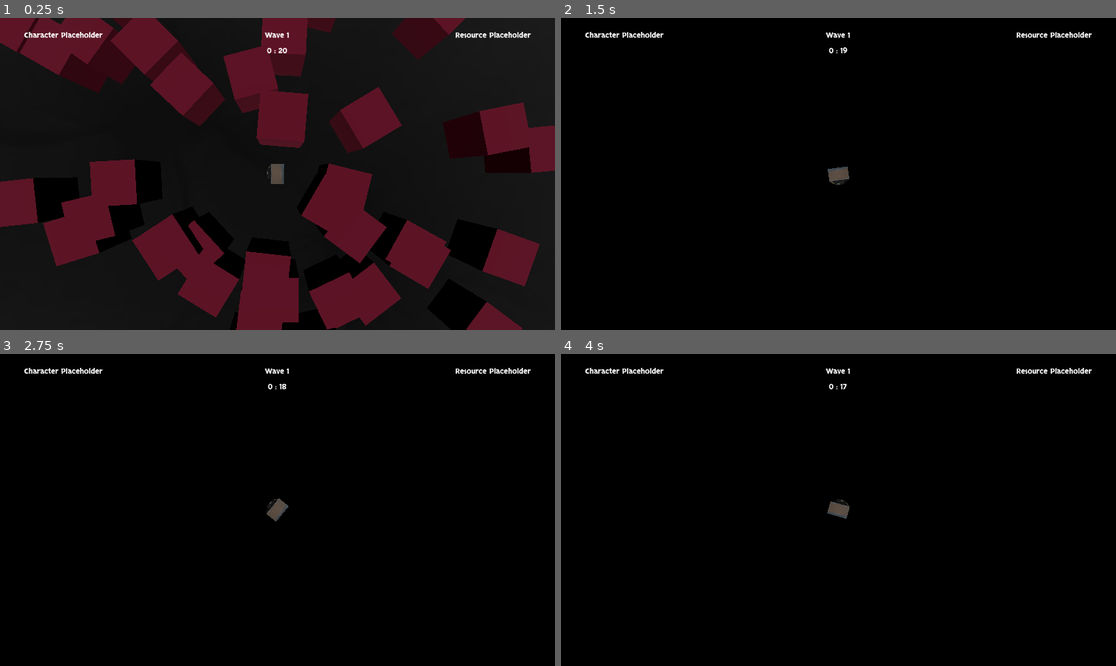
Above: before the commit, frames 1-4 (two rows, left to right).
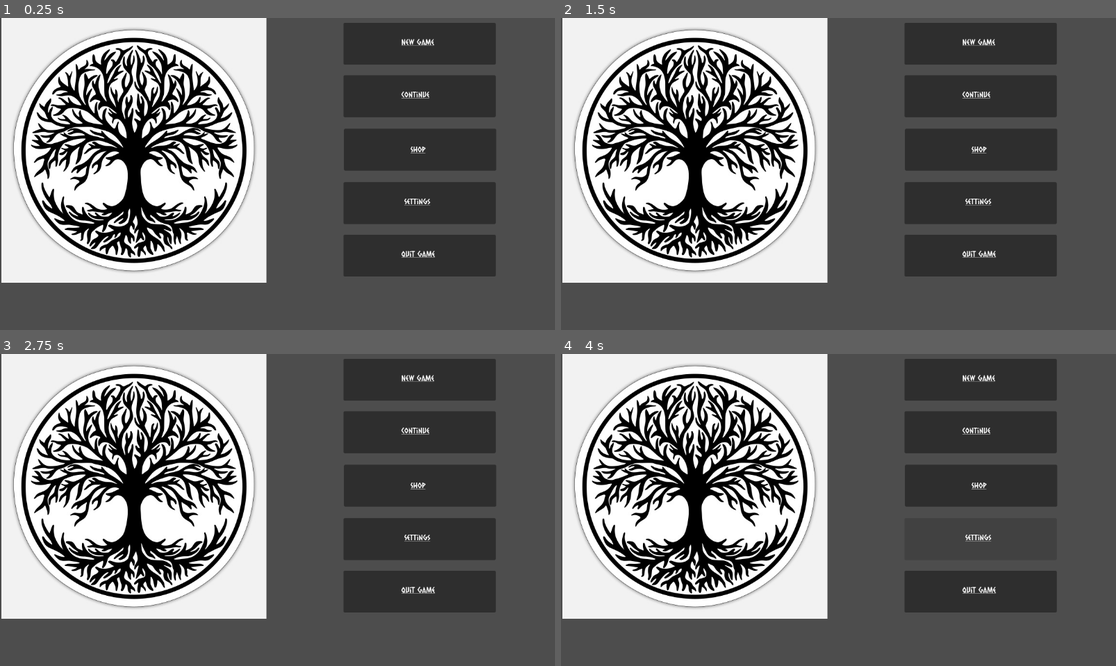
Above: after the commit, the same moments.

Repository: TagDBack/TDB-STB
Game: Godot game, scene res://scenes/ui/MainMenu.tscn
Same seed, same stepped clock (60 frames per second), same inputs: the game is played once before the commit and once after it. Before the commit the project starts from res://scenes/levels/level1.tscn.
Inputs (mouse positions are in pixels of both pictures, inside the frame that each line leads up to):
- Up to frame 1 (0.25 s): no input
- Up to frame 2 (1.5 s): move the mouse to (960, 158) at 0.52 s; hold D (move_right) 0.53-1.28 s; right-click (960, 158) at 0.6 s; tap Enter at 1.25 s; move the mouse to (727, 189) at 1.27 s; hold S (move_down) from 1.28 s (still down); tap Alt (move_slide) at 1.35 s
- Up to frame 3 (2.75 s): tap Space at 2 s; move the mouse to (333, 441) at 2.02 s; release S (move_down) at 2.03 s; hold D (move_right) from 2.03 s (still down); hold Shift (move_sprint) from 2.03 s (still down)
- Up to frame 4 (4 s): tap Enter at 2.75 s; move the mouse to (810, 572) at 2.77 s; release D (move_right) at 2.78 s; release Shift (move_sprint) at 2.78 s; hold W (move_up) 2.78-3.53 s; right-click (810, 572) at 2.85 s; tap Space at 3.5 s; move the mouse to (1005, 556) at 3.52 s; hold A (move_left) from 3.53 s (still down); hold Alt (move_slide) from 3.53 s (still down)

The runs differ from the first frame. In frame 1, 91% of the frame differs, in the area x 0-100%, y 0-100%; in frame 2, 90%; in frame 3, 90%; in frame 4, 90%.

Commit message:
Integrate with main menu

Diff:
--- a/project.godot
+++ b/project.godot
@@ -11,7 +11,7 @@
 [application]
 
 config/name="TDB-STB"
-run/main_scene="res://scenes/levels/level1.tscn"
+run/main_scene="res://scenes/ui/MainMenu.tscn"
 config/features=PackedStringArray("4.2")
 config/icon="res://icon.png"
 
--- a/scenes/levels/level1.tscn
+++ b/scenes/levels/level1.tscn
@@ -1,6 +1,5 @@
-[gd_scene load_steps=4 format=3 uid="uid://brxgcbxyerq6m"]
+[gd_scene load_steps=3 format=3 uid="uid://brxgcbxyerq6m"]
 
-[ext_resource type="PackedScene" uid="uid://bjfqv73uonjjm" path="res://scenes/ui/UI.tscn" id="3_efmba"]
 [ext_resource type="PackedScene" uid="uid://d1nvnbi1xcgl5" path="res://scenes/entities/terrain-lvl1.tscn" id="3_qx5xr"]
 [ext_resource type="PackedScene" uid="uid://og50iljiyo3u" path="res://scenes/entities/test-entity.tscn" id="4_xul82"]
 
@@ -11,5 +10,3 @@
 
 [node name="CharacterBody3D" parent="." instance=ExtResource("4_xul82")]
 transform = Transform3D(1, 0, 0, 0, 1, 0, 0, 0, 1, 0, 10, 0)
-
-[node name="UI" parent="." instance=ExtResource("3_efmba")]
--- a/scenes/ui/MainMenu.tscn
+++ b/scenes/ui/MainMenu.tscn
@@ -19,6 +19,7 @@
 script = ExtResource("1_n78kf")
 
 [node name="NewGameButton" type="Button" parent="Control"]
+layout_mode = 0
 offset_left = 713.0
 offset_top = 12.0
 offset_right = 1029.0
@@ -26,6 +27,7 @@
 mouse_default_cursor_shape = 2
 
 [node name="RichTextLabel" type="RichTextLabel" parent="Control/NewGameButton"]
+layout_mode = 0
 offset_left = 120.0
 offset_top = 30.0
 offset_right = 210.0
@@ -36,6 +38,7 @@
 text = "[url=new_game]New Game[/url]"
 
 [node name="ContinueButton" type="Button" parent="Control"]
+layout_mode = 0
 offset_left = 713.0
 offset_top = 121.0
 offset_right = 1029.0
@@ -43,6 +46,7 @@
 mouse_default_cursor_shape = 2
 
 [node name="RichTextLabel" type="RichTextLabel" parent="Control/ContinueButton"]
+layout_mode = 0
 offset_left = 120.0
 offset_top = 30.0
 offset_right = 196.0
@@ -53,6 +57,7 @@
 text = "[url=continue]Continue[/url]"
 
 [node name="ShopButton" type="Button" parent="Control"]
+layout_mode = 0
 offset_left = 714.0
 offset_top = 232.0
 offset_right = 1030.0
@@ -60,6 +65,7 @@
 mouse_default_cursor_shape = 2
 
 [node name="RichTextLabel" type="RichTextLabel" parent="Control/ShopButton"]
+layout_mode = 0
 offset_left = 138.0
 offset_top = 33.0
 offset_right = 174.0
@@ -70,6 +76,7 @@
 text = "[url=shop]Shop[/url]"
 
 [node name="SettingsButton" type="Button" parent="Control"]
+layout_mode = 0
 offset_left = 713.0
 offset_top = 343.0
 offset_right = 1029.0
@@ -77,6 +84,7 @@
 mouse_default_cursor_shape = 2
 
 [node name="RichTextLabel" type="RichTextLabel" parent="Control/SettingsButton"]
+layout_mode = 0
 offset_left = 126.0
 offset_top = 30.0
 offset_right = 187.0
@@ -87,6 +95,7 @@
 text = "[url=settings]Settings[/url]"
 
 [node name="QuitButton" type="Button" parent="Control"]
+layout_mode = 0
 offset_left = 713.0
 offset_top = 452.0
 offset_right = 1029.0
@@ -94,6 +103,7 @@
 mouse_default_cursor_shape = 2
 
 [node name="RichTextLabel" type="RichTextLabel" parent="Control/QuitButton"]
+layout_mode = 0
 offset_left = 120.0
 offset_top = 30.0
 offset_right = 205.0
--- a/scripts/main-menu.gd
+++ b/scripts/main-menu.gd
@@ -18,6 +18,7 @@
 
 func _on_new_game_pressed():
 	print("New Game")
+	WaveManager.start()
 	get_tree().change_scene_to_file("res://scenes/levels/level1.tscn")
 
 func _on_meta_clicked(arg):
--- a/scripts/wave-manager.gd
+++ b/scripts/wave-manager.gd
@@ -8,7 +8,7 @@
 
 # Called when the node enters the scene tree for the first time.
 func _ready():
-	start()
+	pass
 
 func start():
 	call_deferred("_deferred_start")
@@ -16,6 +16,10 @@
 func _deferred_start():
 	if is_start:
 		return
+
+	var ui = ResourceLoader.load("res://scenes/ui/UI.tscn")
+	var ui_node = ui.instantiate()
+	get_tree().root.add_child(ui_node)
 
 	is_start = true
 	multiplier = 1
Not shown: 1 places in scenes/ui/MainMenu.tscn that only renumber resources
